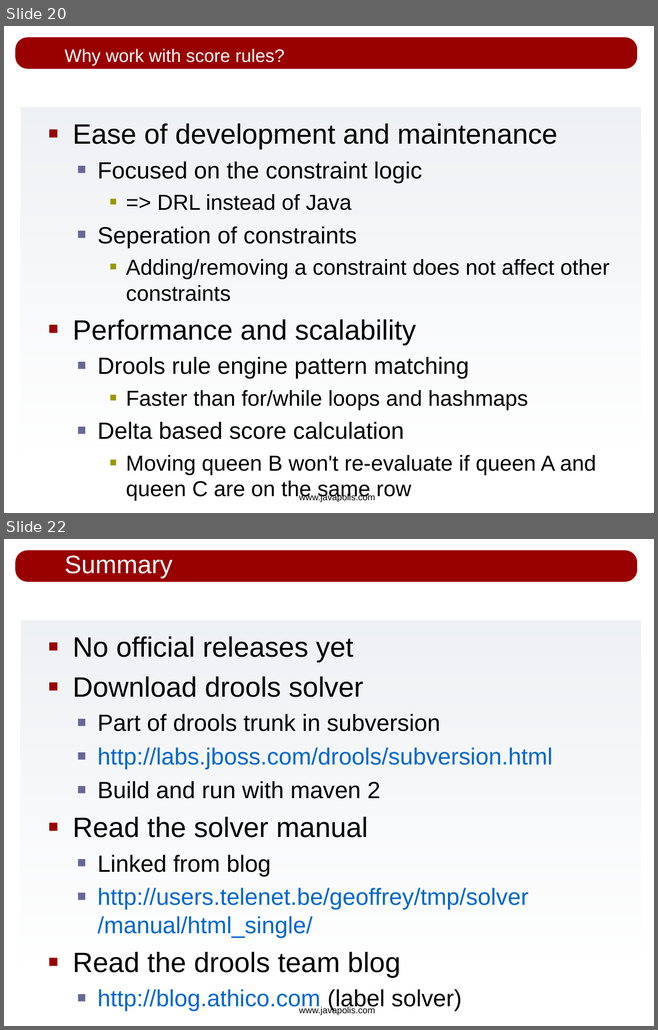
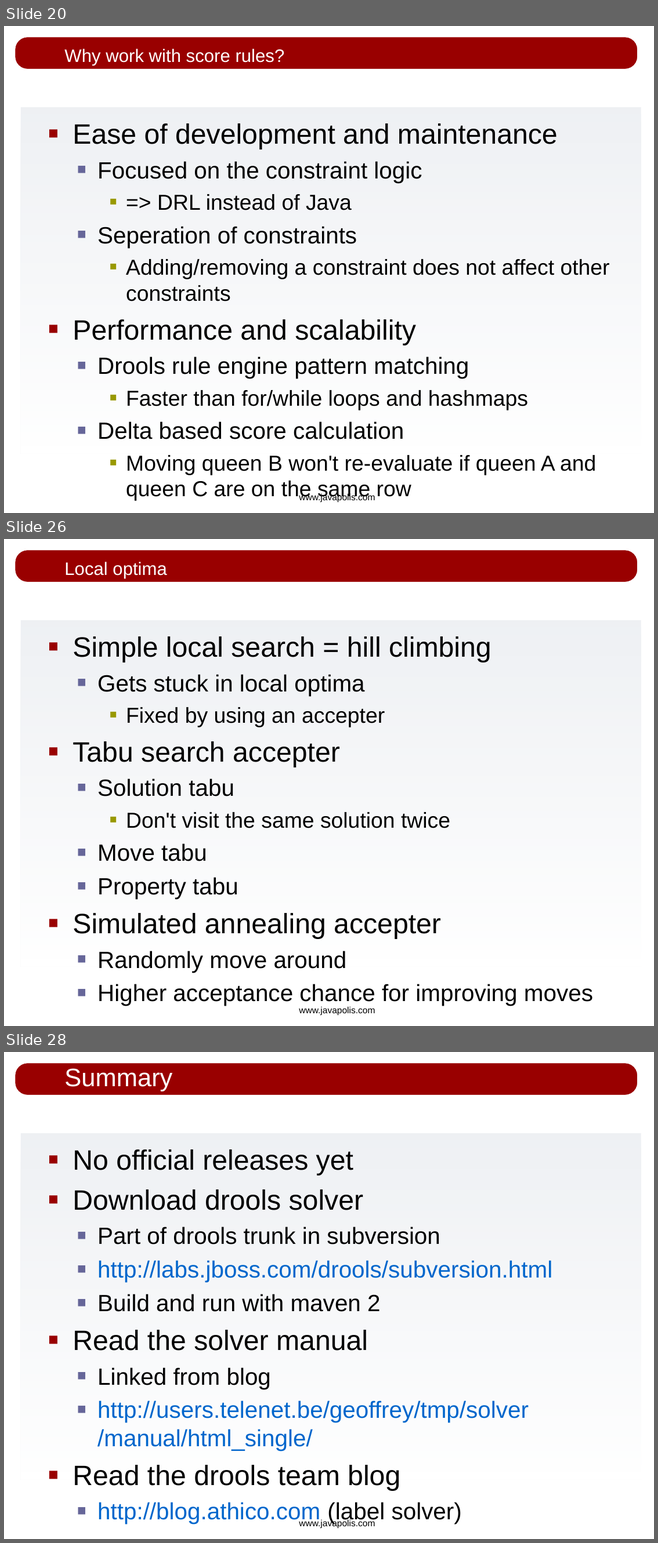
Before and after one commit to bobmcwhirter/drools, a slide deck: drools-solver/src/presentations/drools-solver_javapolis_2007.odp. Shown one above the other, each under a label of ours: slides 20 and 22 before the commit, slides 20, 26 and 28 after it; the slides between them are not shown. The pictures are 658x1030 and 658x1543 pixels, drawn with LibreOffice and Linux fonts; fonts in the diff are those of the drawing; background and template pictures are left out. Boxes give left, top, right and bottom in pixels: in the first picture for what was removed or moved away, otherwise in the second. Text is boxed around its words. In the diff, an @@ line names an element or a change of style, - is before the commit and + after.

```diff
--- a/drools-solver/src/presentations/drools-solver_javapolis_2007.odp
+++ b/drools-solver/src/presentations/drools-solver_javapolis_2007.odp
@@ slide 26 added at (4,539,654,1026), background #FFFFFF; not listed: 3 template elements that a slide beside it also shows @@
@@ title added at (64,562,166,578), 20 pt, text #FFFFFF @@
+Local optima
@@ text added at (72,636,593,1006), 26 pt, text #000000 @@
+■ Simple local search = hill climbing
+  ■ Gets stuck in local optima
+    ■ Fixed by using an accepter
+■ Tabu search accepter
+  ■ Solution tabu
+    ■ Don't visit the same solution twice
+  ■ Move tabu
+  ■ Property tabu
+■ Simulated annealing accepter
+  ■ Randomly move around
+  ■ Higher acceptance chance for improving moves
@@ what was slide 22 is now slide 28 @@
```
Also in this commit, not shown: 1 slide changed, 6 other slides added, 1 slide removed.
